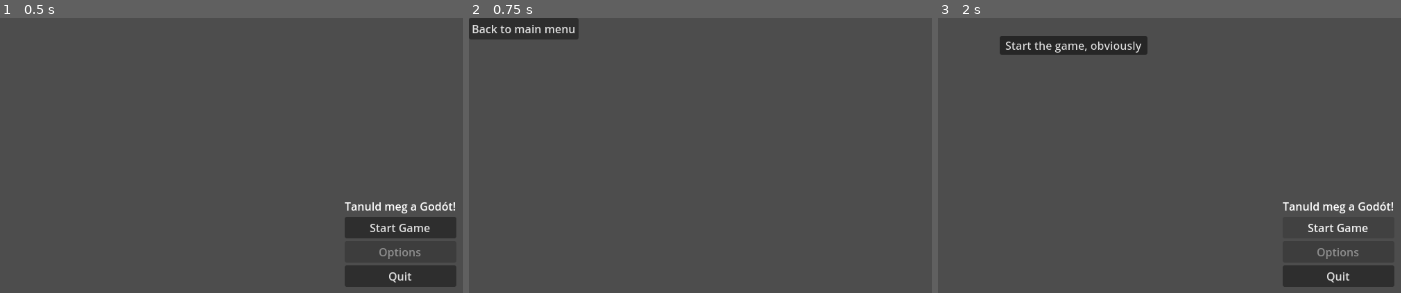
Above: before the commit, frames 1-3 (left to right).
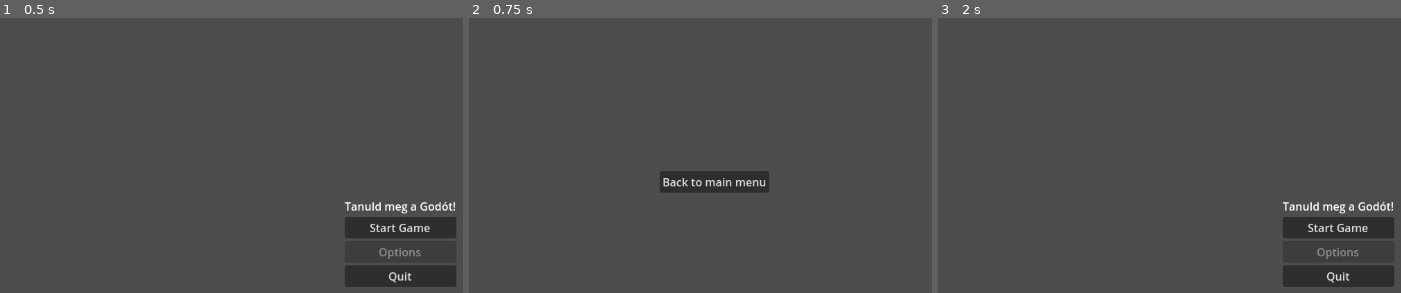
Above: after the commit, the same moments.

Repository: zoltan-szabo-boz/Learning-Godot
Game: Godot game, scene res://scenes/main_menu.tscn
Same seed, same stepped clock (60 frames per second), same inputs: the game is played once before the commit and once after it.
Inputs:
- Up to frame 1 (0.5 s): no input
- Up to frame 2 (0.75 s): click "Start Game" at 0.5 s
- Up to frame 3 (2 s): click "Back to main menu" at 1.25 s

Frame 1 is identical in both runs. In frame 2, 3.3% of the frame differs, in the area x 0-65%, y 0-64%; in frame 3, 2.0%.

Commit message:
adjusting setup

Diff:
--- a/scenes/game.tscn
+++ b/scenes/game.tscn
@@ -13,8 +13,10 @@
 
 [node name="Button" type="Button" parent="Control"]
 layout_mode = 0
-offset_right = 8.0
-offset_bottom = 8.0
+offset_left = 275.0
+offset_top = 221.0
+offset_right = 433.0
+offset_bottom = 252.0
 text = "Back to main menu"
 
 [connection signal="pressed" from="Control/Button" to="." method="_on_button_pressed"]
--- a/scripts/main_menu.gd
+++ b/scripts/main_menu.gd
@@ -4,8 +4,6 @@
 	# Quits the application immediately
 	get_tree().quit()
 
-
 func _on_start_pressed():
-	# We'll use a placeholder for now.
 	print("Starting the game!")
 	get_tree().change_scene_to_file("res://scenes/game.tscn")
Not shown, added: .claude/settings.local.json
Not shown, added: CLAUDE.md
